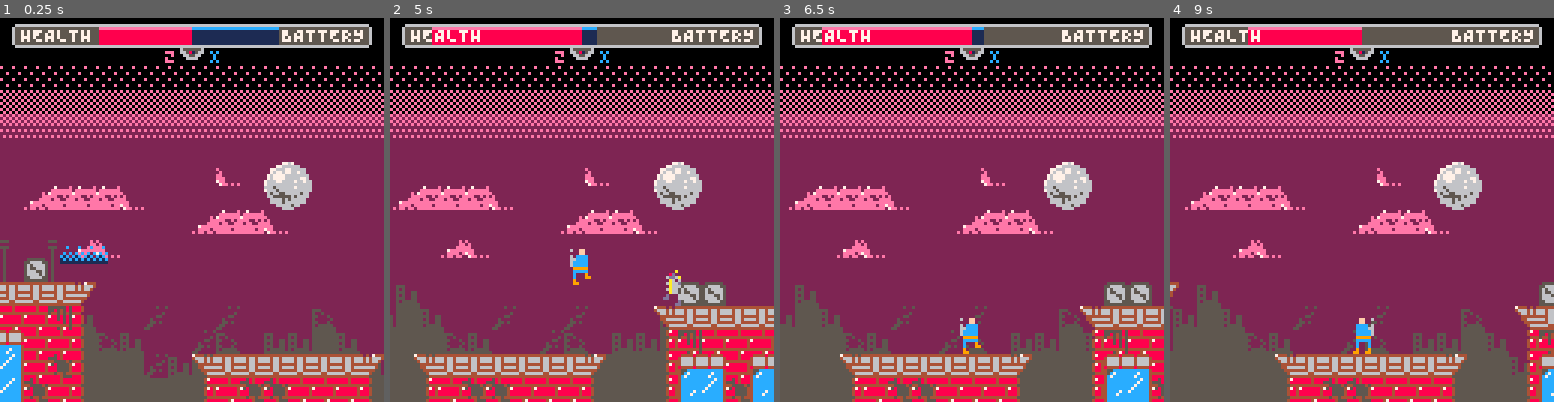
Above: before the commit, frames 1-4 (left to right).
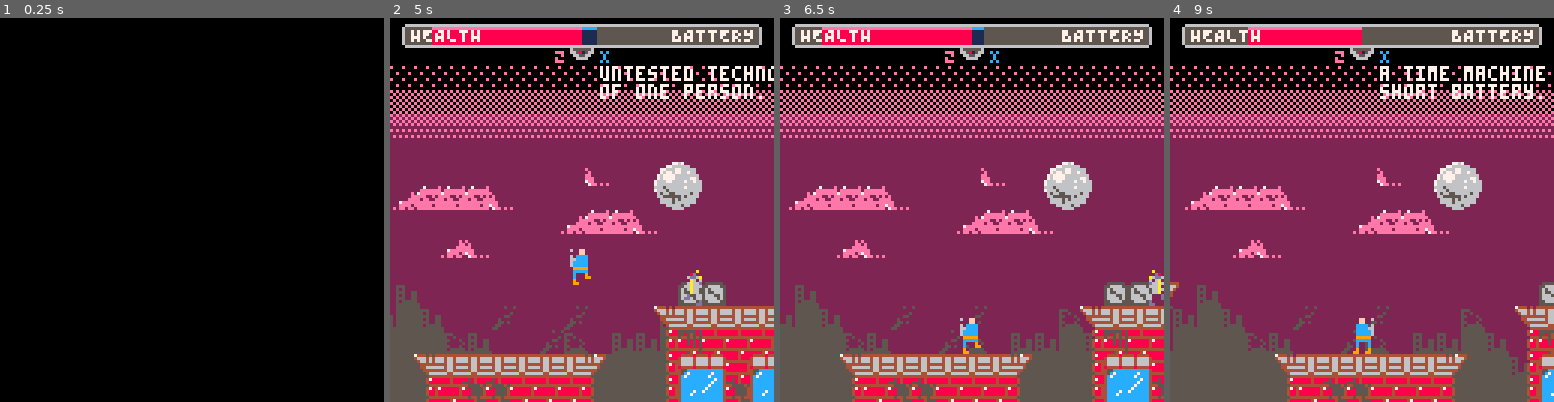
Above: after the commit, the same moments.

Repository: evanminto/ludum-dare-44
Game: PICO-8 cartridge ludum-dare-44.p8
Same seed, same stepped clock (60 frames per second), same inputs: the game is played once before the commit and once after it.
Inputs:
- Up to frame 1 (0.25 s): no input
- Up to frame 2 (5 s): tap X (X key) at 0.33, 1.07, 1.85, 2.97, 4.08 s; tap O (Z key) at 0.7, 1.7, 2.1, 2.5, 2.9, 3.3, 3.7, 4.1, 4.5, 4.9 s; hold Right 1.6-2.1 s; hold Up 2.15-2.42 s; hold Right 2.47-3.03 s; hold Left 3.08-3.58 s; hold Down 3.63-3.97 s; hold Right 4.02-4.68 s; hold Up from 4.73 s (still down)
- Up to frame 3 (6.5 s): release Up at 5.03 s; hold Left 5.08-5.68 s; tap X (X key) at 5.2, 6.32 s; tap O (Z key) at 5.3, 5.7, 6.1 s; hold Down 5.73-6.03 s; hold Right from 6.08 s (still down)
- Up to frame 4 (9 s): tap O (Z key) every 0.4 s from 6.5 to 8.9 s; release Right at 6.58 s; hold Right 6.63-7.13 s; hold Up 7.18-7.45 s; tap X (X key) at 7.43, 8.55 s; hold Right 7.5-8.07 s; hold Left 8.12-8.62 s; hold Down from 8.67 s (still down)

The runs differ from the first frame. In frame 1, 85% of the frame differs, in the area x 0-100%, y 1-100%; in frame 2, 1.8%; in frame 3, 0.2%; in frame 4, 1.5%.

Commit message:
Add text blocks

Diff:
--- a/ludum-dare-44.p8
+++ b/ludum-dare-44.p8
@@ -954,9 +954,51 @@
   end
 end
 
+textblock = class(function(tb, texts, color, rate)
+  tb.texts = texts
+  tb.index = 1
+  tb.color = color
+  tb.rate = rate
+  tb.bgdrawn = false
+end)
+
+function textblock:draw()
+  if not self.bgdrawn then
+    palt(0, true)
+    rectfill(0, 0, 127, 127, 0)
+    self.bgdrawn = true
+  end
+
+  if (frame % self.rate) == 30 and self.index <= #self.texts then
+    color(self.color)
+    local strs = self.texts[self.index].texts
+
+    if self.texts[self.index].color then
+      color(self.texts[self.index].color)
+    end
+
+    if self.texts[self.index].align == 'center' then
+      local cursor_x=peek(0x5f26)
+      local cursor_y=peek(0x5f27)
+      local len = #strs[1]
+      print(strs[1] .. "\n\n", 64 - (len/2)*4, cursor_y)
+    else
+      foreach(strs, function(s)
+        print(s)
+      end)
+      print("\n")
+    end
+
+    self.index += 1
+  end
+  color()
+end
+
 level = class(function(l)
   l.player = player()
   l.width = 1024
+
+  l.playing = false
 
   l.enemies = {}
   l.powerups = {}
@@ -986,8 +1028,13 @@
   self.width = #config.levelsections * 128 * 8
 
   self.player:init()
-
-  music(0)
+end
+
+function level:start()
+  if not self.playing then
+    self.playing = true
+    music(0)
+  end
 end
 
 function level:resetpowerups()
@@ -997,6 +1044,8 @@
 end
 
 function level:update()
+  if not self.playing then return end
+
   self.player.onplatform = false
 
   self.player.d.y = 1
@@ -1083,6 +1132,8 @@
 end
 
 function level:draw()
+  if not self.playing then return end
+
   local camerax = self.player.pos.x - 64 + 4
   local cameray = self.player.pos.y - 64 + 4
   local clampedcamerax = mid(0, camerax, self.width - 128)
@@ -1176,12 +1227,41 @@
 function _update()
   frame += 1
 
+  if not levels[1].playing and btn(0) or btn(1) or btn(2) or btn(3) or btn(4) or btn(5) then
+    levels[1]:start()
+  end
+
   levels[1]:update()
 end
 
 function _draw()
   levels[1]:draw()
-end
+  prologue:draw()
+end
+
+prologue = textblock({
+  {
+    texts = {"a mission as important as it is", "dangerous."},
+    align = 'left'
+  },
+  {
+    texts = {"untested technology in the hands", "of one person."},
+    align = 'left'
+  },
+  {
+    texts = {"a time machine running on a", "short battery."},
+    align = 'left'
+  },
+  {
+    texts = {"recharge with blood.", "rejuvenate with power."},
+    align = 'left'
+  },
+  {
+    texts = {"press any button"},
+    align = 'center',
+    color = 8,
+  }
+}, 7, 120)
 
 frame = 0
 
